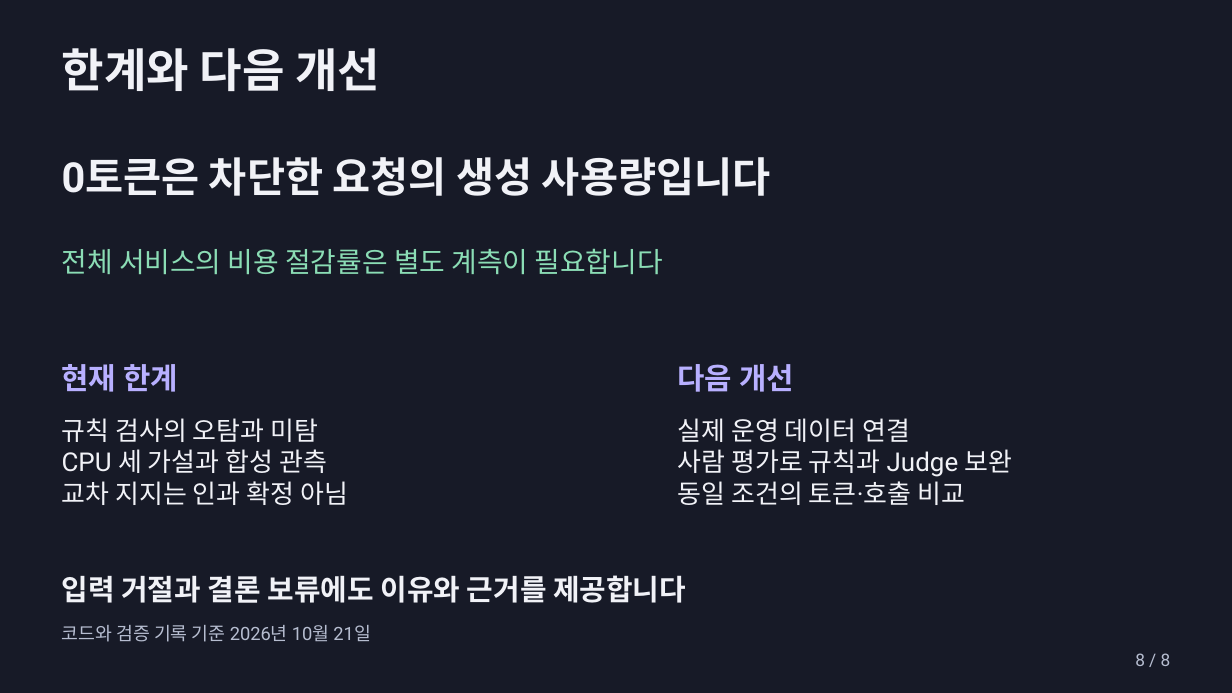
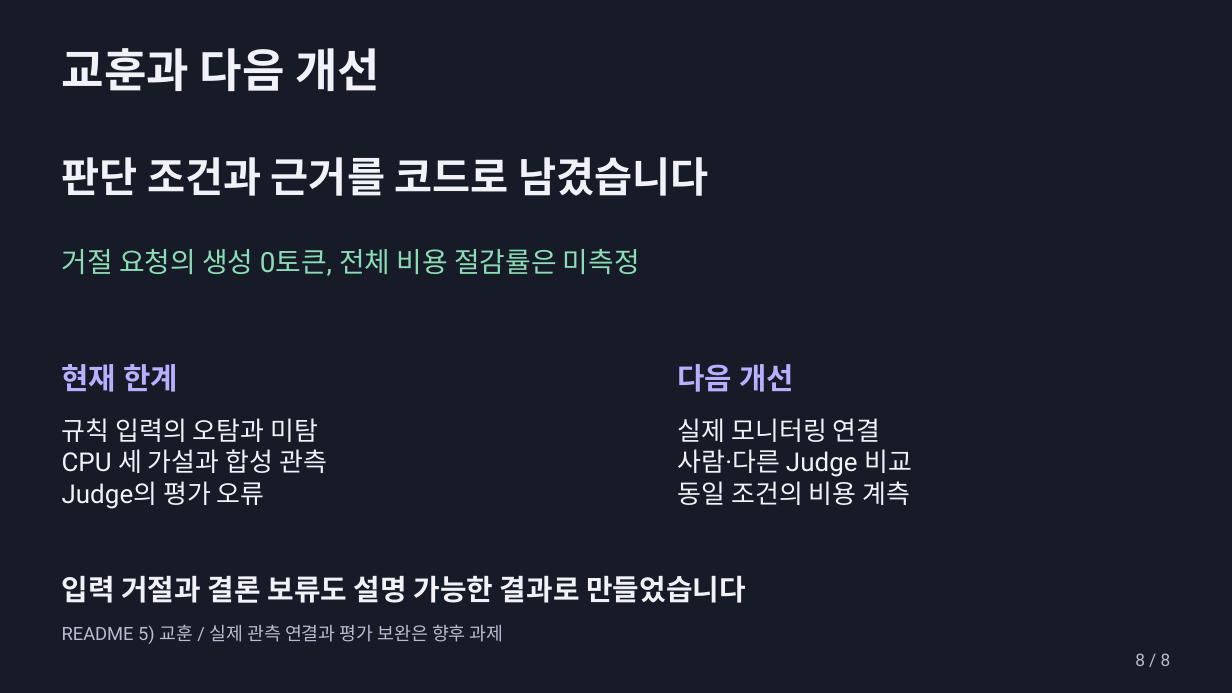
Before and after one commit to beshurl/skala-ai-mini-project, a slide deck: slide 8 of doc/presentation/운영진단_에이전트_5분발표.pptx. Drawn at 1232x693 pixels with LibreOffice and Linux fonts; fonts in the diff are those of the drawing. Boxes give left, top, right and bottom in pixels: in the first picture for what was removed or moved away, otherwise in the second. Text is boxed around its words. In the diff, an @@ line names an element or a change of style, - is before the commit and + after.

Commit message:
docs: README 기준 5분 PPT와 정준용 발표 멘트 갱신

```diff
--- a/doc/presentation/운영진단_에이전트_5분발표.pptx
+++ b/doc/presentation/운영진단_에이전트_5분발표.pptx
@@ text at [62, 48, 380, 91]: text changed @@
-한계와 다음 개선
+교훈과 다음 개선
@@ text at [62, 157, 709, 196]: text changed @@
-0토큰은 차단한 요청의 생성 사용량입니다
+판단 조건과 근거를 코드로 남겼습니다
@@ text at [62, 249, 640, 276]: text changed @@
-전체 서비스의 비용 절감률은 별도 계측이 필요합니다
+거절 요청의 생성 0토큰, 전체 비용 절감률은 미측정
@@ text at [62, 418, 318, 442]: text changed @@
-규칙 검사의 오탐과 미탐
+규칙 입력의 오탐과 미탐
@@ text at [678, 418, 912, 505]: text changed @@
-실제 운영 데이터 연결
-사람 평가로 규칙과 Judge 보완
-동일 조건의 토큰·호출 비교
+실제 모니터링 연결
+사람·다른 Judge 비교
+동일 조건의 비용 계측
@@ text at [62, 481, 265, 509]: text changed @@
-교차 지지는 인과 확정 아님
+Judge의 평가 오류
@@ text at [62, 575, 746, 603]: text changed @@
-입력 거절과 결론 보류에도 이유와 근거를 제공합니다
+입력 거절과 결론 보류도 설명 가능한 결과로 만들었습니다
@@ text at [62, 624, 504, 644]: text changed @@
-코드와 검증 기록 기준 2026년 10월 21일
+README 5) 교훈 / 실제 관측 연결과 평가 보완은 향후 과제
```
Also in this commit, not shown: 6 other slides changed, 1 slide added, 1 slide removed, 2 other files.
